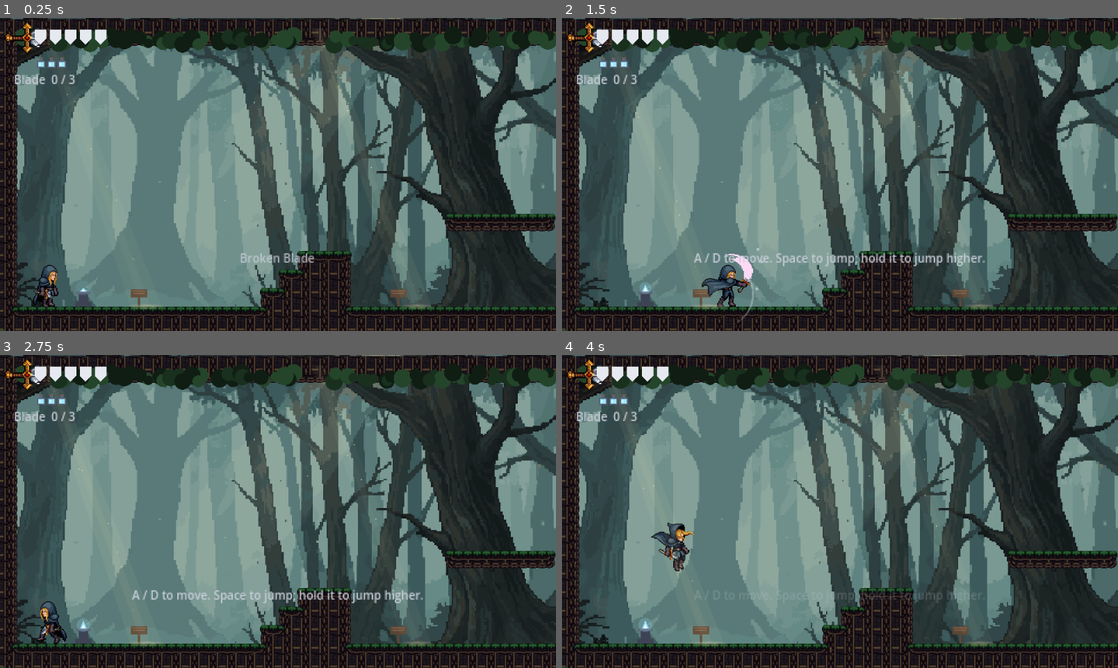
Above: before the commit, frames 1-4 (two rows, left to right).
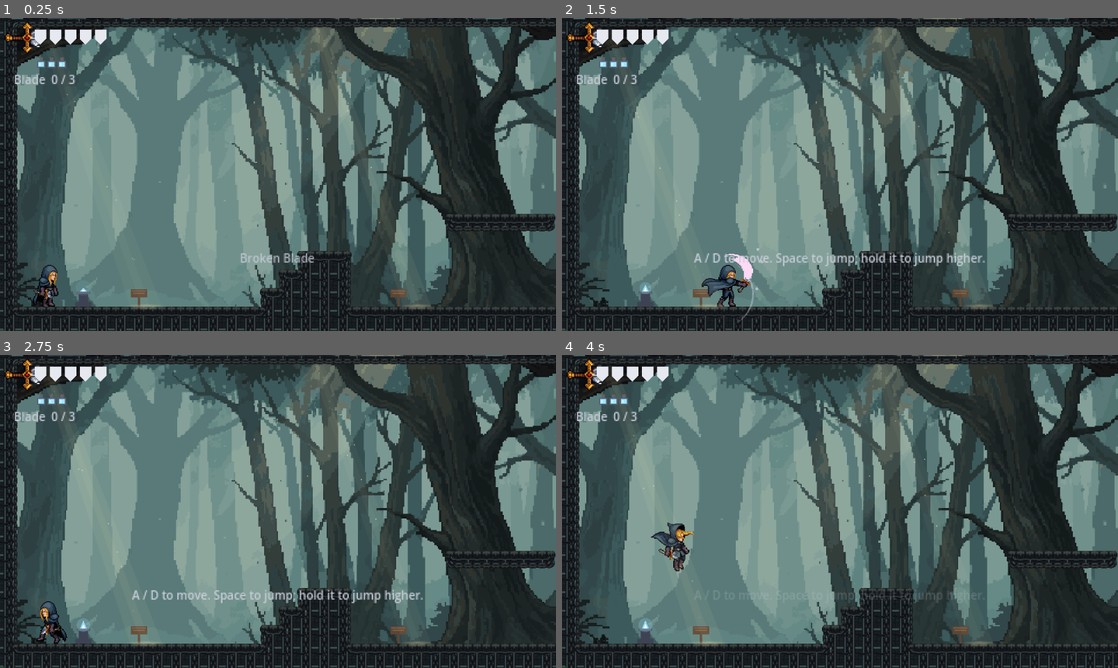
Above: after the commit, the same moments.

Repository: M1QuickGun/broken-blade
Game: Godot game, scene res://scenes/main.tscn
The game is run twice, just before and just after one commit, with the same random seed, the same clock (stepped at 60 frames per second) and the same inputs.
Inputs (mouse positions are in pixels of both pictures, inside the frame that each line leads up to):
- Up to frame 1 (0.25 s): no input
- Up to frame 2 (1.5 s): move the mouse to (962, 158) at 0.52 s; hold D (move_right) 0.53-1.25 s; hold Shift (dash) 0.53-1.25 s; click (962, 158) at 0.67 s; tap Space (jump) at 0.77, 0.8, 1.07 s; drag from (728, 190) to (645, 296) at 1.27 s
- Up to frame 3 (2.75 s): tap Enter at 2 s; move the mouse to (333, 442) at 2.02 s; hold A (move_left) from 2.03 s (still down); hold Space (jump) from 2.03 s (still down); click (333, 442) at 2.1 s
- Up to frame 4 (4 s): release A (move_left) at 2.75 s; release Space (jump) at 2.75 s; drag from (812, 574) to (701, 630) at 2.77 s; move the mouse to (1006, 558) at 3.52 s; hold D (move_right) from 3.53 s (still down); hold Space (jump) from 3.53 s (still down); tap F (heal) at 3.6 s

The runs differ from the first frame. In frame 1, 7.1% of the frame differs, in the area x 0-100%, y 0-100%; in frame 2, 7.1%; in frame 3, 7.1%; in frame 4, 7.1%.

Commit message:
Hold to keep sliding (jump out of it), slide no longer gets stuck or hides Storm, hookshot-style drag pose on the shockline, forest rooms open to the sky, forest ground recolored to match the painted backdrop
Co-Authored-By: Claude Opus 5.5 <noreply@anthropic.com>

Diff:
--- a/scripts/forest.gd
+++ b/scripts/forest.gd
@@ -42,7 +42,7 @@
 
 
 func _ready() -> void:
-	z_index = 1 if front else -2  # -1 is left for Storm tucked behind the tiles
+	z_index = 1 if front else -1
 	if not front:
 		_backdrop = Sprite2D.new()
 		_backdrop.texture = BACKDROP
--- a/scripts/player.gd
+++ b/scripts/player.gd
@@ -37,6 +37,7 @@
 
 ## Ice dash: a fixed-length horizontal burst with no gravity. One air dash per jump.
 const DASH_SPEED := 320.0
+## The shortest slide; holding the button keeps it going for as long as it's held.
 const DASH_TIME := 0.27
 const DASH_COOLDOWN := 0.45
 ## The slide leaves a streak of frost on the floor that melts away over this long.
@@ -147,6 +148,11 @@
 ## Measured on the held aim pose (art/storm/<stage>/point.png, last frame): the join
 ## between the blade and its lightning tip.
 const SWORD_POINT := Vector2(19.75, -13.75)
+## Being dragged along the line (art/storm/<stage>/pull.png) Storm flies flat behind his
+## blade: the art sits high in its frame so it's dropped onto his body, and the line leaves
+## from the end of the (tipless) blade.
+const PULL_POSE_DROP := 14.5
+const SWORD_POINT_PULL := Vector2(27, 1)
 ## While the tip is out on the shockline, Storm's sword is shown without it: the stages
 ## that hold the tip look exactly like these once it's gone.
 const TIPLESS_STAGE := {"ice_lightning": "ice", "full": "ice_fire"}
@@ -226,6 +232,7 @@
 	"spin": [26.0, false],
 	"wall": [6.0, true],
 	"drink": [10.0, false],
+	"pull": [10.0, true],
 	"point": [24.0, false],
 }
 ## Where Storm's body sits across each frame size, in art pixels. Larger frames leave
@@ -424,11 +431,25 @@
 		want = SLIDE_BODY
 	if want == _body:
 		return
-	if want == FULL_BODY and not _query(FULL_BODY.grow(-0.5), LAYER_WORLD).is_empty():
-		return  # still under (or over) something; stay tucked
+	if want == FULL_BODY and not _room_to_stand():
+		return  # still under something; stay tucked
 	_body = want
 	(_col.shape as RectangleShape2D).size = _body.size
 	_col.position = _body.get_center()
+
+
+## Whether the full-height body fits here. Right at a ledge or wall the tucked body can
+## sit where the full one would clip a corner, so a small nudge sideways or up that frees
+## it is taken on the spot (this is what used to leave Storm stuck in the slide pose).
+func _room_to_stand() -> bool:
+	if _query(FULL_BODY.grow(-0.5), LAYER_WORLD).is_empty():
+		return true
+	for nudge: Vector2 in [Vector2(-3, 0), Vector2(3, 0), Vector2(-6, 0), Vector2(6, 0),
+			Vector2(0, -3), Vector2(-3, -3), Vector2(3, -3)]:
+		if _query(Rect2(FULL_BODY.position + nudge, FULL_BODY.size).grow(-0.5), LAYER_WORLD).is_empty() 				and _query(Rect2(_body.position + nudge, _body.size).grow(-0.5), LAYER_WORLD).is_empty():
+			global_position += nudge
+			return true
+	return false
 
 
 ## True when there's solid ground well past both feet, so a spike respawn
@@ -521,6 +542,11 @@
 
 func _update_dash(delta: float) -> void:
 	_dash_time -= delta
+	if not controls_locked and Input.is_action_pressed("dash"):
+		_dash_time = maxf(_dash_time, delta)
+	if _jump_buffer > 0.0 and _room_to_stand():
+		_dash_time = 0.0  # jump straight out of the slide (the buffered jump fires next frame)
+		return
 	if _slide_strike():
 		return
 	velocity = Vector2(_dash_dir * DASH_SPEED, 0.0)
@@ -658,7 +684,10 @@
 
 ## Where the lightning tip sits on the held blade, in global coordinates.
 func _sword_point() -> Vector2:
-	return _center() + Vector2(SWORD_POINT.x * facing, SWORD_POINT.y)
+	var point := SWORD_POINT
+	if _shock == Shock.PULLING and _sprite.sprite_frames.has_animation("pull"):
+		point = SWORD_POINT_PULL.rotated(_sprite.rotation * facing)
+	return _center() + Vector2(point.x * facing, point.y)
 
 
 ## Storm hangs still, pointing the blade, then the tip flies.
@@ -1077,7 +1106,6 @@
 
 func _update_sprite() -> void:
 	_apply_blade_stage()
-	_sprite.z_index = 0
 	_sprite.flip_h = facing < 0
 	# Keep Storm's body on the node's origin, and his feet on the bottom edge of the frame.
 	var size := int(_sprite.sprite_frames.get_frame_texture(_sprite.animation, 0).get_height())
@@ -1093,14 +1121,18 @@
 		_sprite.position.y = WALL_POSE_DROP
 	if _spin_time > 0.0:
 		return  # started in _start_spin, plays through once
+	_sprite.rotation = 0.0
+	if _shock == Shock.PULLING and _sprite.sprite_frames.has_animation("pull"):
+		# Flat out behind the blade like a hookshot, tilted along the line.
+		_sprite.play("pull")
+		_sprite.position.y = PULL_POSE_DROP
+		var along := Vector2(absf(_shock_dir.x), _shock_dir.y)
+		_sprite.rotation = clampf(along.angle(), -0.7, 0.7) * facing
+		return
 	if _shock in [Shock.AIMING, Shock.FIRING, Shock.PULLING]:
-		# Aim, then hold the blade level while the tip flies and drags him along.
+		# Aim, then hold the blade level while the tip flies.
 		_sprite.play("point" if _sprite.sprite_frames.has_animation("point") else "idle")
 		return
-	# The slide pose sits taller than the slide body; in a crawlspace it would poke up
-	# through the ceiling, so there Storm is drawn behind the tiles instead.
-	var crawling := _is_small() and _spin_time <= 0.0 			and not _query(FULL_BODY.grow(-0.5), LAYER_WORLD).is_empty()
-	_sprite.z_index = -1 if crawling else 0
 	if _is_small():
 		# Sliding, or still tucked under a low ceiling: hold the low slide pose.
 		if _sprite.animation != "slide":
--- a/scripts/room.gd
+++ b/scripts/room.gd
@@ -135,6 +135,8 @@
 				for xx in range(x, x + w):
 					used[Vector2i(xx, yy)] = true
 			_add_rect(body, Rect2(x * TILE, y * TILE, w * TILE, h * TILE))
+	# An unseen lid a little above the room, for rooms open to the sky.
+	_add_rect(body, Rect2(0, -TILE * 4, size_px.x, TILE * 2))
 
 
 func _row_solid(x: int, w: int, y: int, used: Dictionary) -> bool:
--- a/scripts/rooms.gd
+++ b/scripts/rooms.gd
@@ -84,7 +84,7 @@
 
 const LAYOUTS := {
 	"landing": [
-		"########################################",
+		"#......................................#",
 		"#......................................#",
 		"#......................................#",
 		"#......................................#",
@@ -103,7 +103,7 @@
 		"########################################",
 	],
 	"rockfall": [
-		"########################################################",
+		"#......................................................#",
 		"#......................................................#",
 		"#......................................................#",
 		"#......................................................#",
@@ -165,7 +165,7 @@
 		"########################################",
 	],
 	"catcher_shaft": [
-		"######################",
+		"#....................#",
 		"#....................#",
 		"#....................#",
 		"#....................f",
@@ -207,7 +207,7 @@
 		"######################",
 	],
 	"gate_fight": [
-		"########################################",
+		"#......................................#",
 		"#......................................#",
 		"#......................................#",
 		"#......................................#",
Binary file added: art/storm/ice/pull.png
Not shown, added: art/storm/ice/pull.png.import
Binary file added: art/storm/ice_fire/pull.png
Not shown, added: art/storm/ice_fire/pull.png.import
Binary file changed: art/world/forest_tileset.png
Not shown, changed: tools/build_rooms.py
